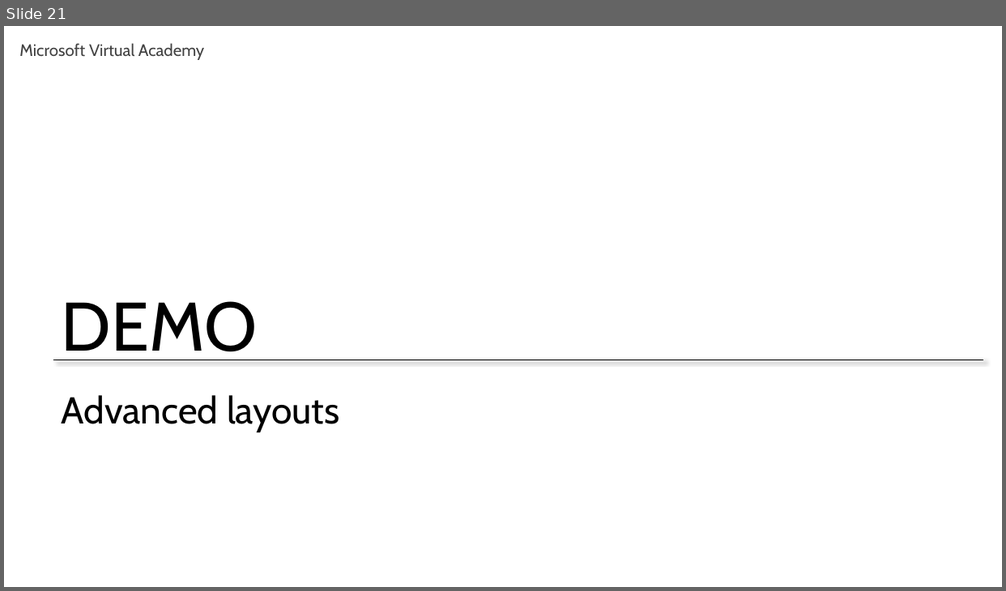
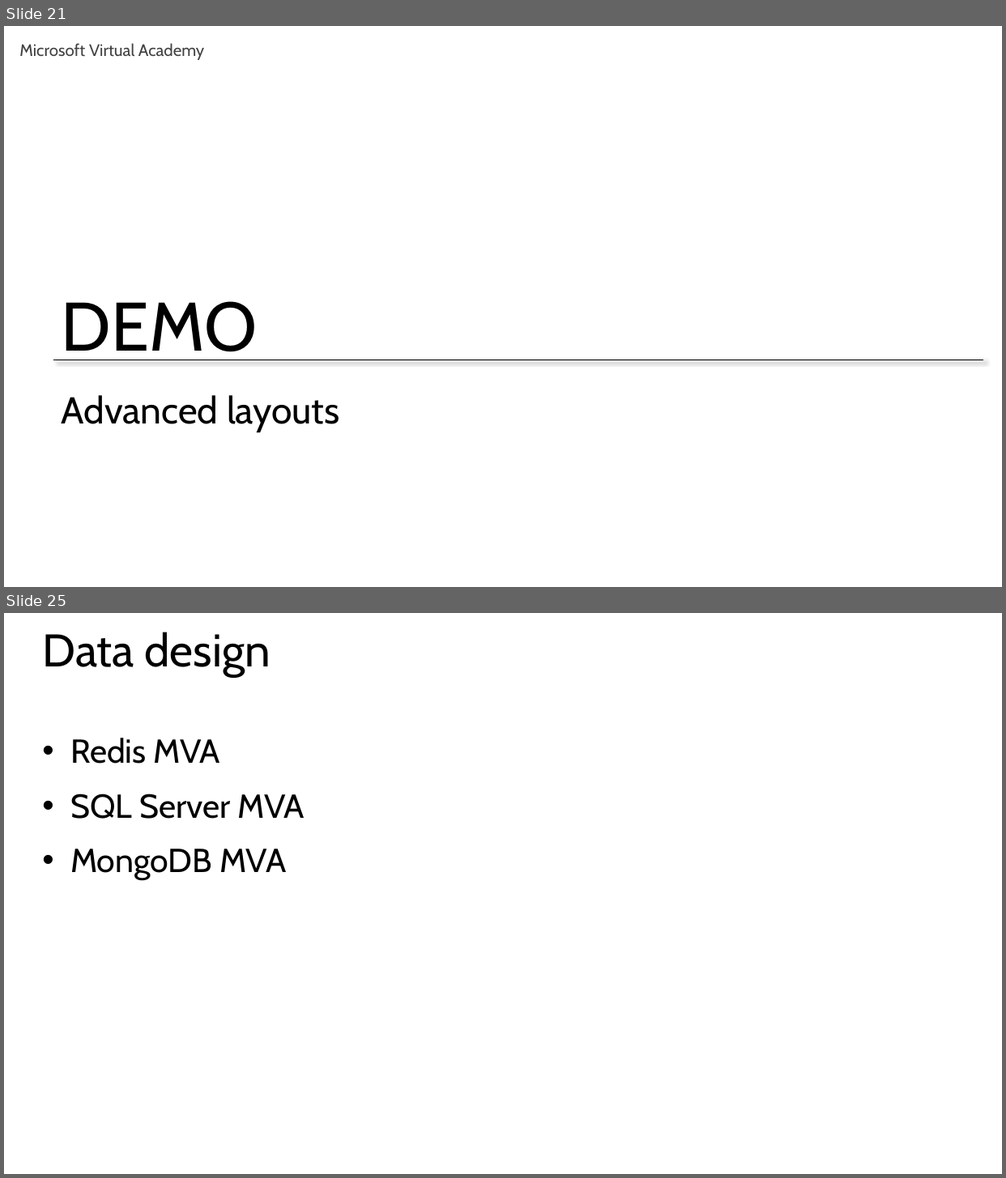
Before and after one commit to mkscala/AdvancedFlask, a slide deck: Slides/Module 5 - Jinja Layouts.pptx. Shown one above the other, each under a label of ours: slide 21 before the commit, slides 21 and 25 after it; the slides between them are not shown. The pictures are 1006x591 and 1006x1178 pixels, drawn with LibreOffice and Linux fonts; fonts in the diff are those of the drawing. Boxes give left, top, right and bottom in pixels: in the first picture for what was removed or moved away, otherwise in the second. Text is boxed around its words. In the diff, an @@ line names an element or a change of style, - is before the commit and + after.

```diff
--- a/Slides/Module 5 - Jinja Layouts.pptx
+++ b/Slides/Module 5 - Jinja Layouts.pptx
@@ slide 25 added at (x1=4, y1=613, x2=1002, y2=1174), background #FFFFFF @@
@@ title added at (x1=43, y1=632, x2=270, y2=677), 44 pt, text #000000 @@
+Data design
@@ text added at (x1=70, y1=738, x2=305, y2=880), 32 pt, text #000000 @@
+• Redis MVA
+• SQL Server MVA
+• MongoDB MVA
```
Also in this commit, not shown: 4 other slides added.
